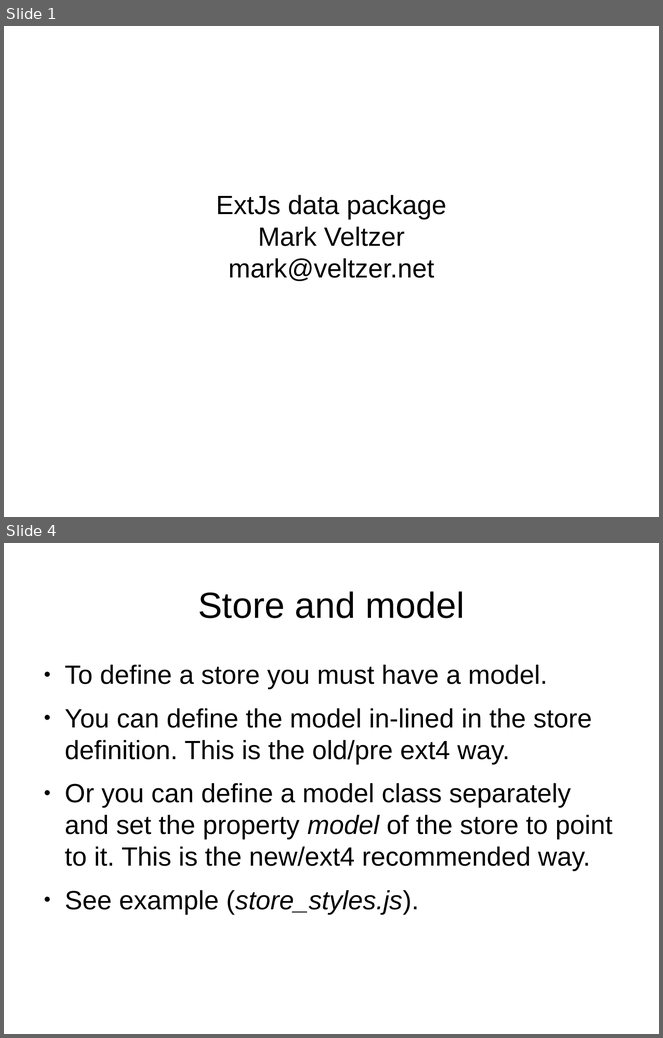
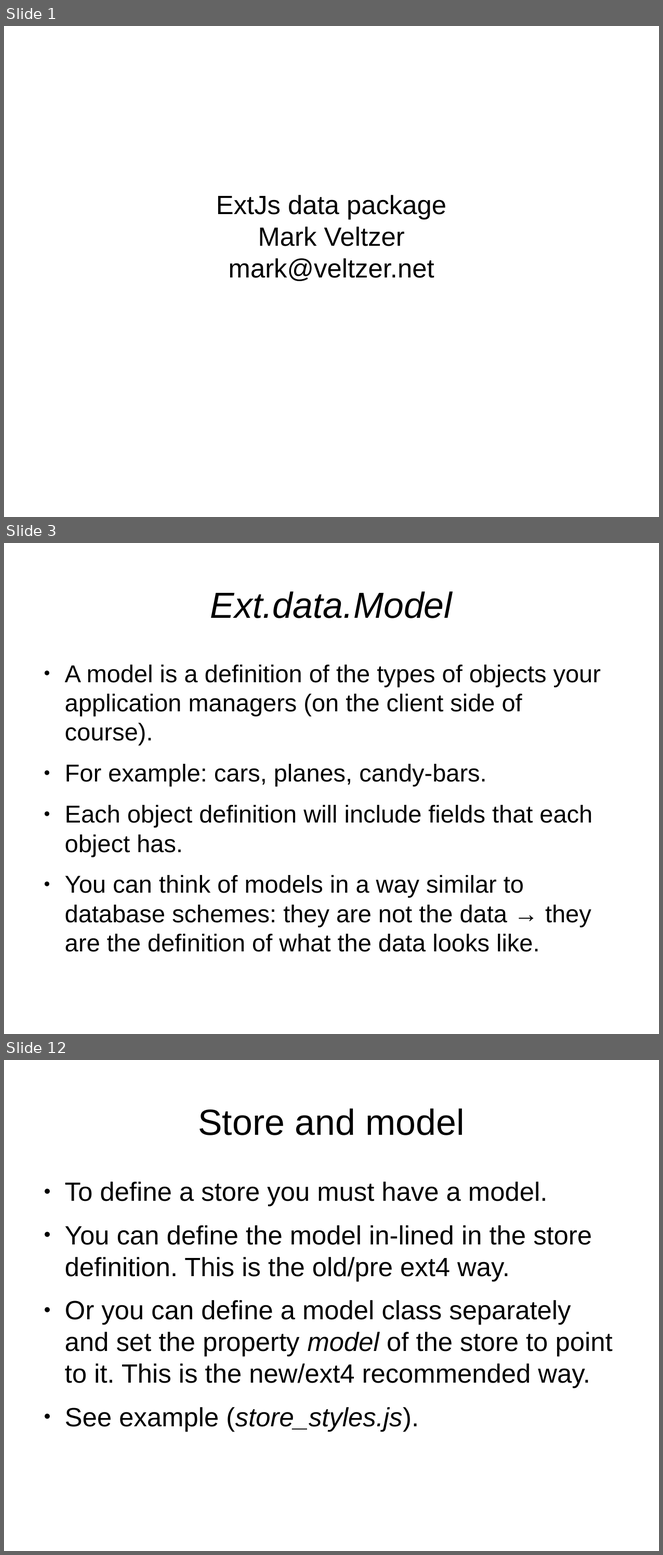
Before and after one commit to veltzer/demos, a slide deck: javascript/extjs/doc/extjs_data.odp. Shown one above the other, each under a label of ours: slides 1 and 4 before the commit, slides 1, 3 and 12 after it; the slides between them are not shown. The pictures are 663x1038 and 663x1555 pixels, drawn with LibreOffice and Linux fonts; fonts in the diff are those of the drawing. Boxes give left, top, right and bottom in pixels: in the first picture for what was removed or moved away, otherwise in the second. Text is boxed around its words. In the diff, an @@ line names an element or a change of style, - is before the commit and + after.

```diff
--- a/javascript/extjs/doc/extjs_data.odp
+++ b/javascript/extjs/doc/extjs_data.odp
@@ slide 3 added at (x1=4, y1=543, x2=659, y2=1034), background #FFFFFF @@
@@ title added at (x1=210, y1=591, x2=452, y2=618), 44 pt, text #000000, italic @@
+Ext.data.Model
@@ text added at (x1=65, y1=665, x2=601, y2=952), 29.6 pt, text #000000 @@
+● A model is a definition of the types of objects your application managers (on the client side of course).
+● For example: cars, planes, candy-bars.
+● Each object definition will include fields that each object has.
+● You can think of models in a way similar to database schemes: they are not the data → they are the definition of what the data looks like.
@@ what was slide 4 is now slide 12 @@
```
Also in this commit, not shown: 2 slides changed, 7 other slides added, 6 other files.
